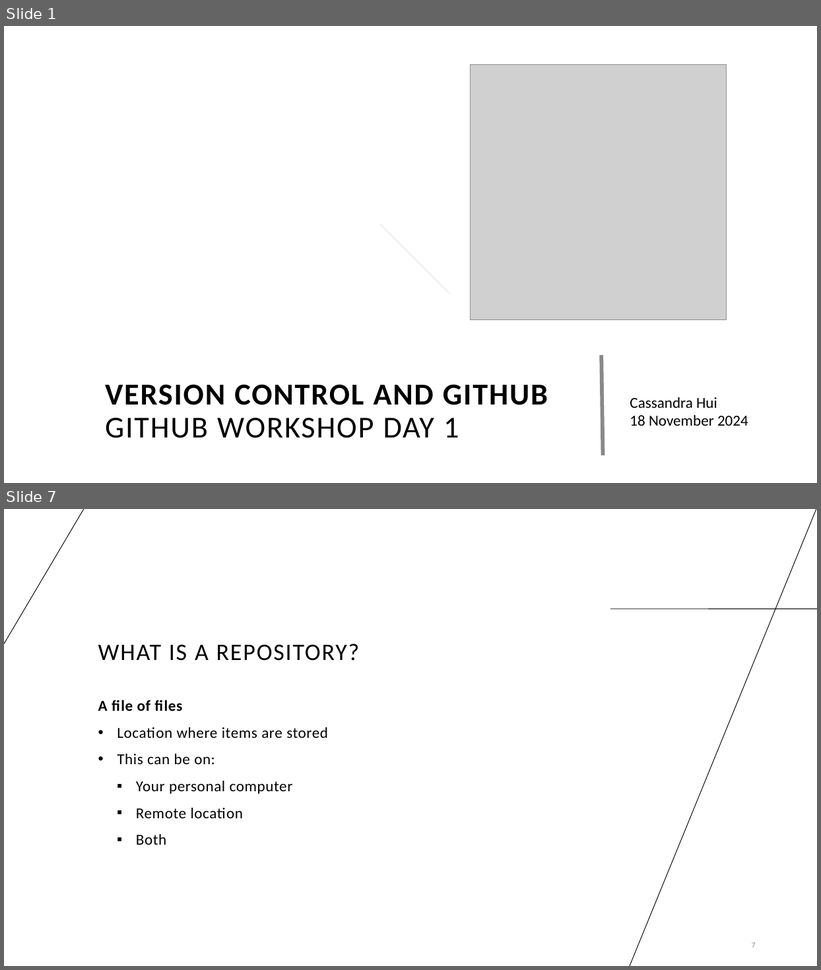
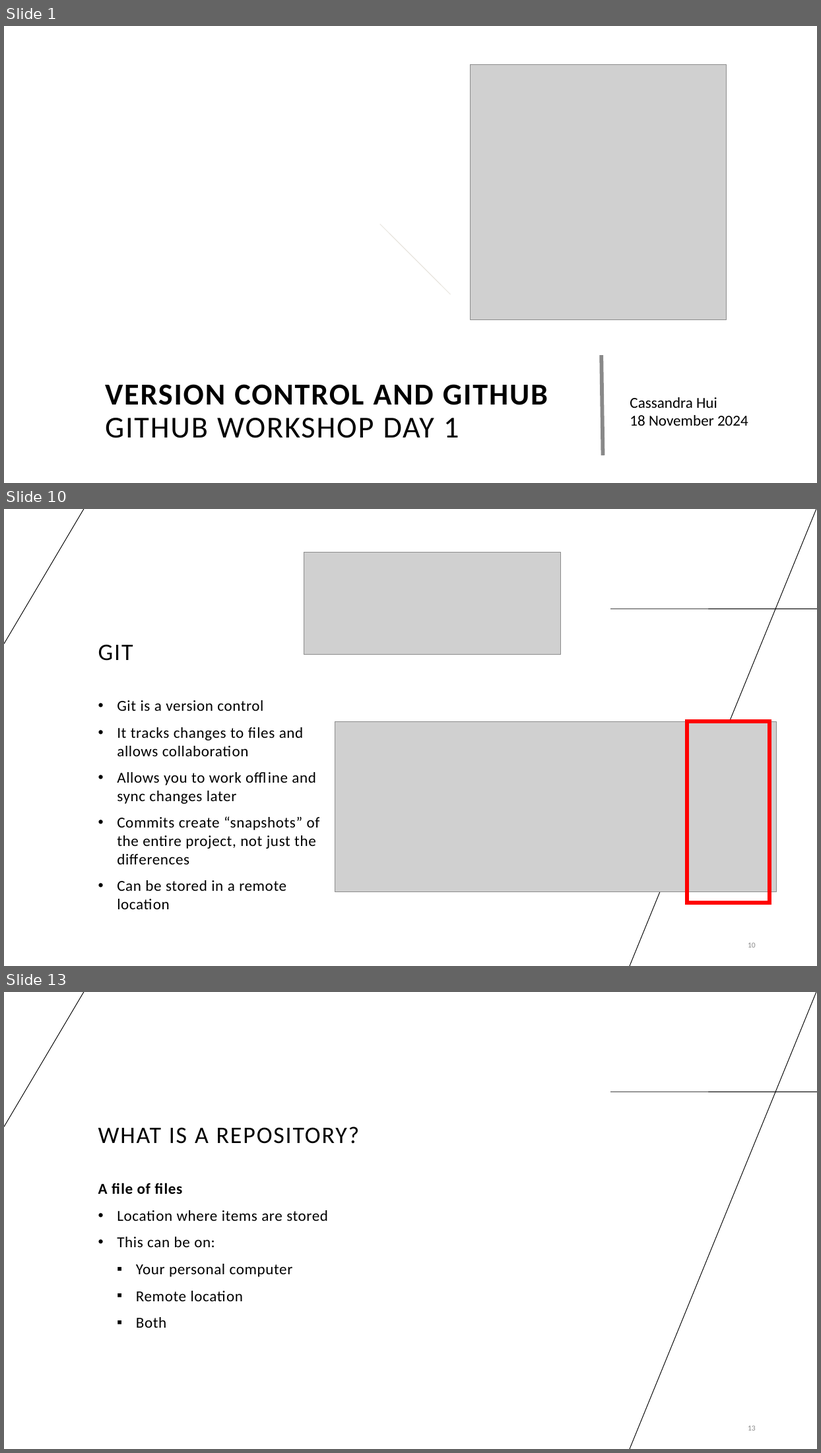
Before and after one commit to cassandra-hui/GitHub-Workshop, a slide deck: Day_1.pptx. Shown one above the other, each under a label of ours: slides 1 and 7 before the commit, slides 1, 10 and 13 after it; the slides between them are not shown. The pictures are 821x970 and 821x1453 pixels, drawn with LibreOffice and Linux fonts; fonts in the diff are those of the drawing; grey boxes stand for pictures; background and template pictures are left out. Boxes give left, top, right and bottom in pixels: in the first picture for what was removed or moved away, otherwise in the second. Text is boxed around its words. In the diff, an @@ line names an element or a change of style, - is before the commit and + after.

```diff
--- a/Day_1.pptx
+++ b/Day_1.pptx
@@ slide 10 added at (x1=4, y1=509, x2=817, y2=966), background #FFFFFF; not listed: 3 template elements that a slide beside it also shows @@
@@ picture added at (x1=304, y1=553, x2=561, y2=655) @@
@@ title added at (x1=98, y1=644, x2=133, y2=661), 28 pt, text #000000 @@
+GIT
@@ text added at (x1=117, y1=700, x2=320, y2=910), 18 pt, text #000000 @@
+  • Git is a version control
+  • It tracks changes to files and allows collaboration
+  • Allows you to work offline and sync changes later
+  • Commits create “snapshots” of the entire project, not just the differences
+  • Can be stored in a remote location
@@ picture added at (x1=335, y1=722, x2=777, y2=892) @@
@@ rectangle added at (x1=687, y1=722, x2=770, y2=904), outline #FF0000 4.5 pt @@
@@ page number added at (x1=748, y1=943, x2=756, y2=948), 9 pt, text #8B8B8B @@
+10
@@ what was slide 7 is now slide 13 @@
@@ page number at (x1=748, y1=1426, x2=756, y2=1431): text changed @@
-7
+13
```
Also in this commit, not shown: 15 slides changed, 9 other slides added, 2 slides removed, 5 other files.
